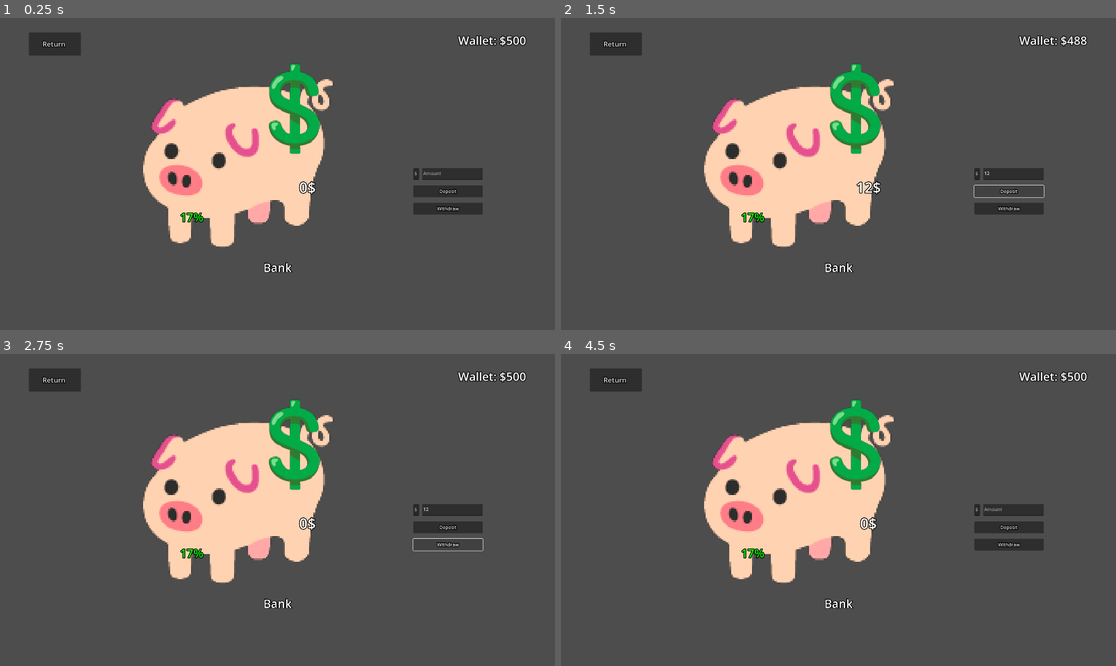
Above: before the commit, frames 1-4 (two rows, left to right).
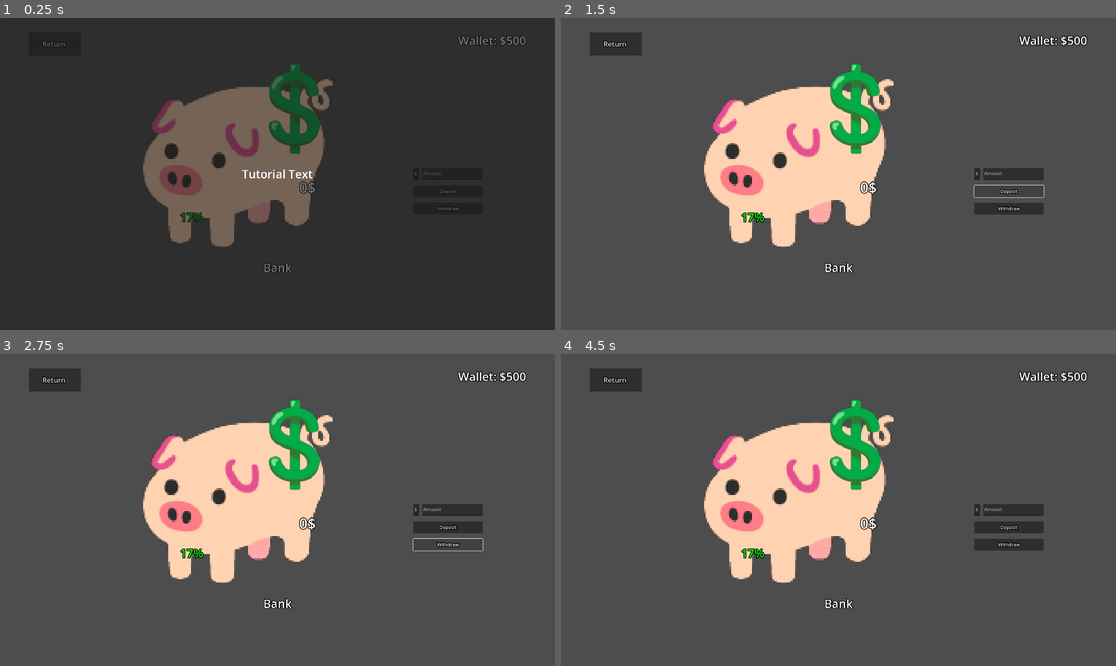
Above: after the commit, the same moments.

Repository: ThyGram/Eksamensprojekt-DDU
Game: Godot game, scene res://MainGame/Computer/computer_bank.tscn
Same seed, same stepped clock (60 frames per second), same inputs: the game is played once before the commit and once after it. This scene is started directly instead of the project's main scene.
Inputs (mouse positions are in pixels of both pictures, inside the frame that each line leads up to):
- Up to frame 1 (0.25 s): no input
- Up to frame 2 (1.5 s): click (1016, 174) at 0.52 s; type "12" at 0.6 s; click "Deposit" at 1.25 s
- Up to frame 3 (2.75 s): click "Withdraw" at 2 s
- Up to frame 4 (4.5 s): click "Return" at 2.75 s; click "📈" at 3.5 s; click "🐖" at 4.25 s

The runs differ from the first frame. In frame 1, 97% of the frame differs, in the area x 0-100%, y 0-100%; in frame 2, 0.2%; in frame 3, less than 0.1%; in frame 4, less than 0.1%.

Commit message:
LEaderboard fix and more tutorials

Diff:
--- a/GodotGame/MainGame/Computer/computer_bank.gd
+++ b/GodotGame/MainGame/Computer/computer_bank.gd
@@ -13,7 +13,11 @@
 		#https://www.reddit.com/r/godot/comments/x6l82x/how_to_change_color_of_label_text_via_code/
 		var red = Color(1.0,0.0,0.0,1.0)
 		$Interest.set("theme_override_colors/font_color",red)
-
+	if !storage.BankTutorial or storage.BankTutorial == null:
+		storage.BankTutorial = false
+		$TutorialPanel.visible = true
+	else:
+		$TutorialPanel.queue_free()
 
 func _process(delta):
 	$Money.text = "Wallet: $" + str(storage.Money)
@@ -22,7 +26,9 @@
 func _input(event):
 	if (event.is_action_pressed("Escape")):
 		get_tree().change_scene_to_file("res://MainGame/main_game_computer.tscn")
-
+	if (event.is_action_pressed("LeftClick") and !storage.BankTutorial):
+		$TutorialPanel.queue_free()
+		storage.BankTutorial = true
 
 func _on_transfer_in_pressed():
 	var transfermoney : int = int($MoneyToTransfer.text)
--- a/GodotGame/MainGame/Computer/computer_bank.tscn
+++ b/GodotGame/MainGame/Computer/computer_bank.tscn
@@ -197,6 +197,32 @@
 theme_override_font_sizes/font_size = 24
 text = "Return "
 
+[node name="TutorialPanel" type="Panel" parent="."]
+layout_mode = 1
+anchors_preset = 15
+anchor_right = 1.0
+anchor_bottom = 1.0
+grow_horizontal = 2
+grow_vertical = 2
+
+[node name="TutorialText" type="Label" parent="TutorialPanel"]
+layout_mode = 1
+anchors_preset = 8
+anchor_left = 0.5
+anchor_top = 0.5
+anchor_right = 0.5
+anchor_bottom = 0.5
+offset_left = -225.0
+offset_top = -85.0
+offset_right = 225.0
+offset_bottom = 85.0
+grow_horizontal = 2
+grow_vertical = 2
+theme_override_font_sizes/font_size = 40
+text = "Tutorial Text"
+horizontal_alignment = 1
+vertical_alignment = 1
+
 [connection signal="pressed" from="Transfer In" to="." method="_on_transfer_in_pressed"]
 [connection signal="pressed" from="Transfer In" to="." method="_on_transfer_pressed"]
 [connection signal="pressed" from="Transfer Out" to="." method="_on_transfer_out_pressed"]
--- a/GodotGame/MainGame/Computer/computer_calender.tscn
+++ b/GodotGame/MainGame/Computer/computer_calender.tscn
@@ -493,4 +493,28 @@
 scale = Vector2(200, 200)
 texture = ExtResource("2_dbua4")
 
+[node name="Panel" type="Panel" parent="."]
+layout_mode = 1
+anchors_preset = 15
+anchor_right = 1.0
+anchor_bottom = 1.0
+grow_horizontal = 2
+grow_vertical = 2
+
+[node name="Label" type="Label" parent="Panel"]
+layout_mode = 1
+anchors_preset = 8
+anchor_left = 0.5
+anchor_top = 0.5
+anchor_right = 0.5
+anchor_bottom = 0.5
+offset_left = -111.0
+offset_top = -21.0
+offset_right = 111.0
+offset_bottom = 21.0
+grow_horizontal = 2
+grow_vertical = 2
+theme_override_font_sizes/font_size = 30
+text = "TUTORIAL TEXT"
+
 [connection signal="pressed" from="ReturnButton" to="." method="_on_return_button_pressed"]
--- a/GodotGame/MainGame/Computer/computer_stocks.tscn
+++ b/GodotGame/MainGame/Computer/computer_stocks.tscn
@@ -133,11 +133,12 @@
 
 [node name="TutorialPanel" type="Panel" parent="."]
 z_index = 5
-layout_mode = 0
-offset_left = -33.0
-offset_top = -27.0
-offset_right = 1964.0
-offset_bottom = 1116.0
+layout_mode = 1
+anchors_preset = 15
+anchor_right = 1.0
+anchor_bottom = 1.0
+grow_horizontal = 2
+grow_vertical = 2
 
 [node name="Tutorial Text" type="Label" parent="TutorialPanel"]
 layout_mode = 1
--- a/GodotGame/Menu/Leaderboard.gd
+++ b/GodotGame/Menu/Leaderboard.gd
@@ -85,11 +85,11 @@
 	if response['response']['size'] > 0:
 		$Panel/Position/PositionList.text = ""
 		$Panel/Player/PlayerList.text = ""
-		$Panel/Score/CashList.text = ""
+		$Panel/Cash/CashList.text = ""
 		for n in (response['response']['size']):
 			$Panel/Position/PositionList.text = $Panel/Position/PositionList.text + str(n + 1) + "\n"
 			$Panel/Player/PlayerList.text = $Panel/Player/PlayerList.text + str(response['response'][str(n)]['displayname'] + "\n")
-			$Panel/Score/CashList.text = $Panel/Score/CashList.text + str(response['response'][str(n)]['highscore'] + "$\n")
+			$Panel/Cash/CashList.text = $Panel/Cash/CashList.text + str(response['response'][str(n)]['highscore'] + "$\n")
 	else:
 		print("No Data")
 	# If not requesting a nonce, handle other requests
